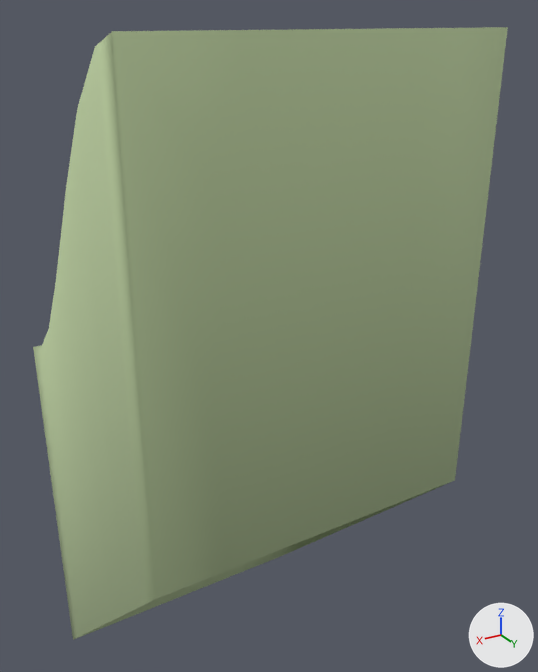
An edit to the glTF model ground/ground-ramp-00.glb, drawn before and after from the same camera.
Camera for both pictures: a 50 mm lens placed at (1.0, 1.88, 1.03), pointed at (-0.14, -0.03, 0.07). Every picture has the same lights, and +X, +Y and +Z are marked at lower right. The picture after the commit comes second.

The scene before the commit, as lines of its bpy script (objects in view):
```python
me_ground_ramp_00 = bpy.data.meshes.new('ground-ramp-00')
me_ground_ramp_00.from_pydata(...)  # 62 vertices, 100 faces; spans x -0.5..0.5, y -0.5..0.5, z -1.3..1.0
me_ground_ramp_00.materials.append(mat_ground)
ob_ground_ramp_00 = bpy.data.objects.new('ground-ramp-00', me_ground_ramp_00)
ob_ground_ramp_00.location = (0.0, 0.0, 0.0)
```
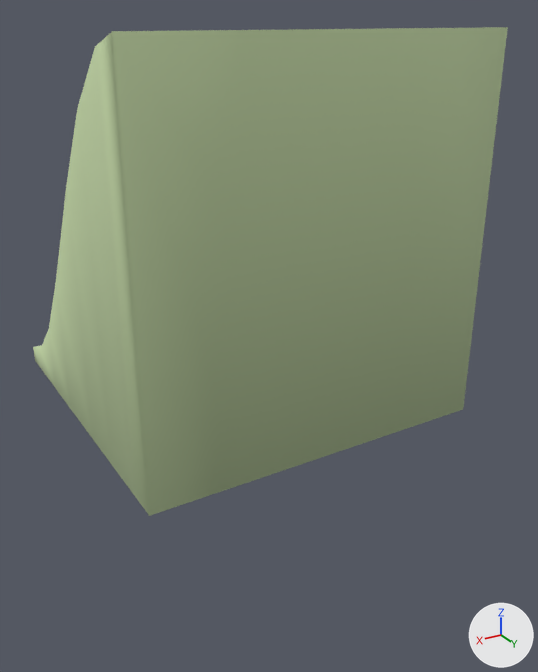
What differs and where, as boxes [x1, y1, x2, y2] in the pictures (538 x 672 px):
'ground-ramp-00', reshaped (20% shorter): before [33, 27, 508, 640]; after [33, 27, 508, 516]

What the commit changed:
me_ground_ramp_00 is used by ob_ground_ramp_00; location (0.0, 0.0, 0.0).
me_ground_ramp_00 had 62 vertices, 100 faces and spanned x -0.5..0.5, y -0.5..0.5, z -1.3..1.0.
me_ground_ramp_00 now has 62 vertices, 100 faces and spans x -0.5..0.5, y -0.5..0.5, z -0.05..1.0.
me_ground_ramp_00 part 1: all 22 vertices in x -0.5..0.5, y -0.5..0.5, z -1.3..-0.3 are scaled about their middle by (1, 1, 0), then moved by (0.0, 0.0, 0.75).
